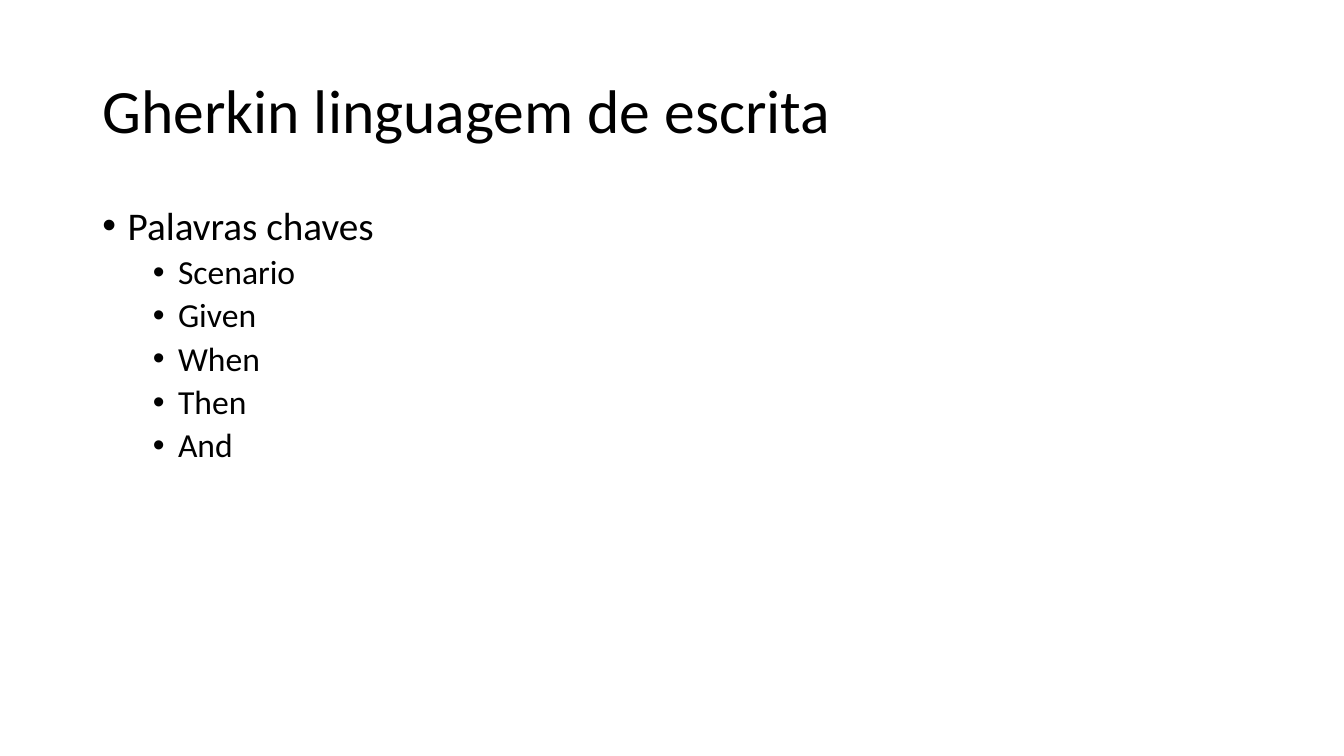
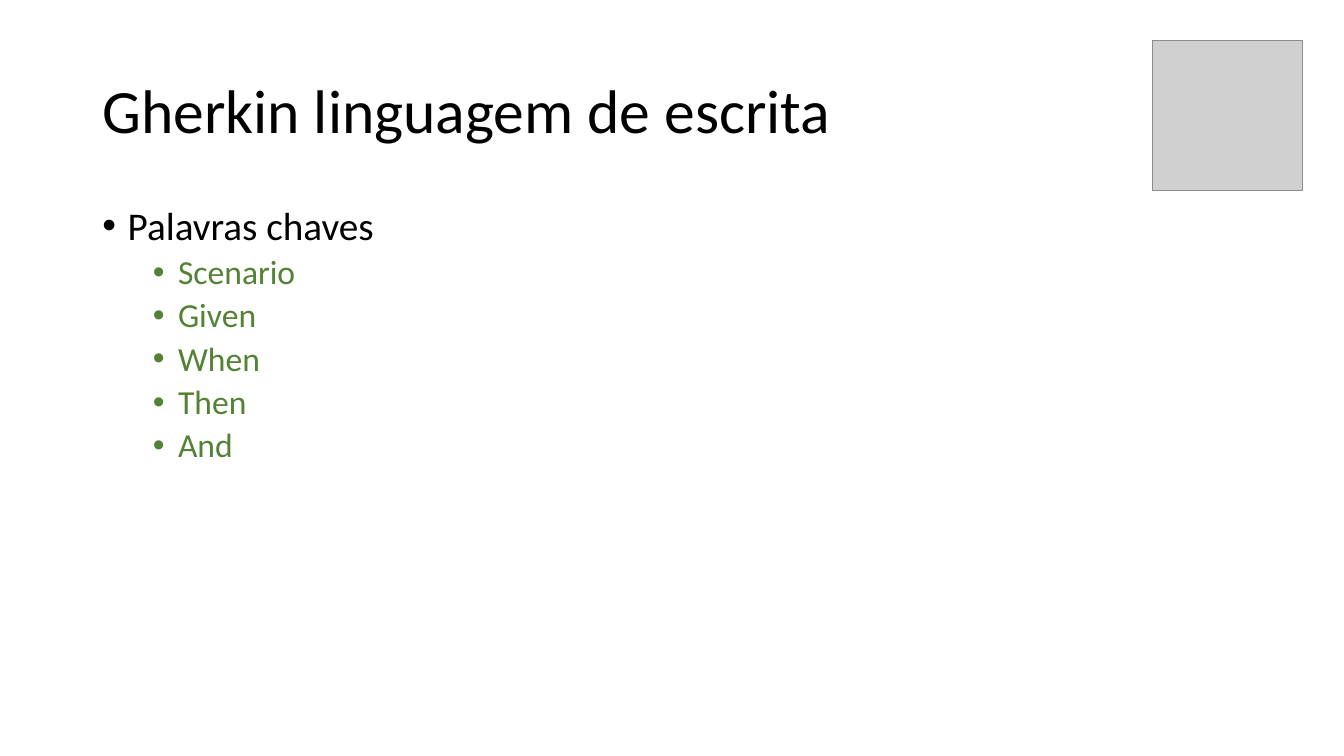
Before and after one commit to carlos-oliver/documentacao, a slide deck: slide 8 of Apresentação1.pptx (slide 3 before the commit). Drawn at 1344x756 pixels with LibreOffice and Linux fonts; fonts in the diff are those of the drawing; grey boxes stand for pictures. Boxes give left, top, right and bottom in pixels: in the first picture for what was removed or moved away, otherwise in the second. Text is boxed around its words. In the diff, an @@ line names an element or a change of style, - is before the commit and + after.

```diff
--- a/Apresentação1.pptx
+++ b/Apresentação1.pptx
@@ picture added at <box>1152,40,1303,191</box> @@
@@ text at <box>178,261,295,457</box>: text colour #000000 to #548235 in "Scenario", "Given", "When", "Then" and 1 more places @@
```
Also in this commit, not shown: 10 other slides changed, 3 slides removed.
